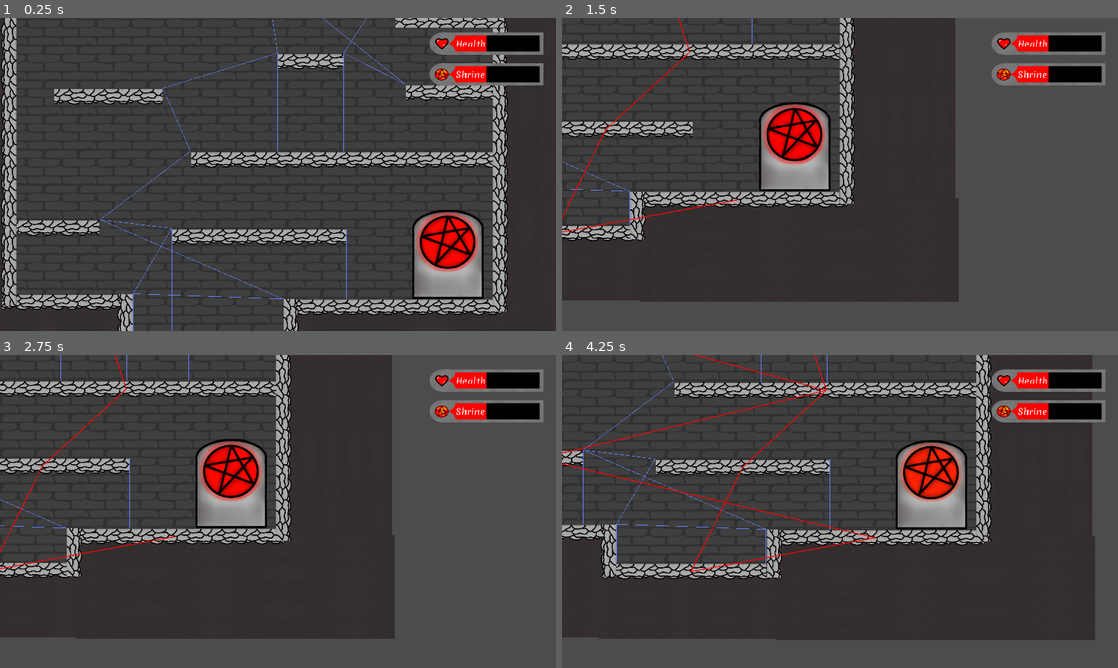
Above: before the commit, frames 1-4 (two rows, left to right).
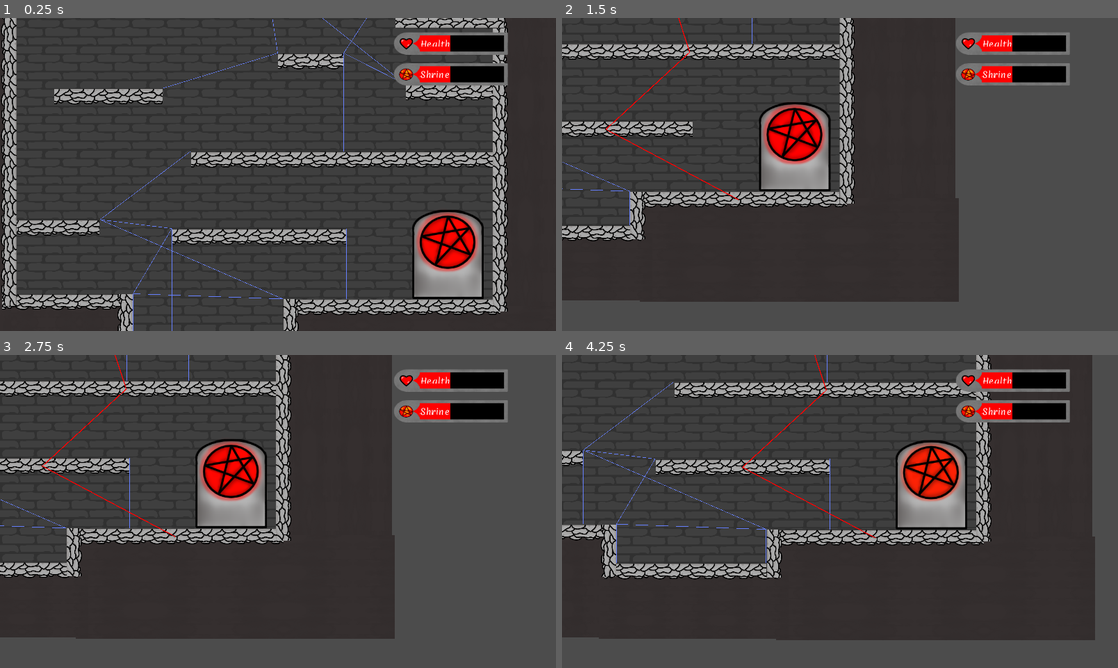
Above: after the commit, the same moments.

Repository: CiaranWoodward/LD48
Game: Godot game, scene res://Levels/Level1.tscn
Same seed, same stepped clock (60 frames per second), same inputs: the game is played once before the commit and once after it. This scene is started directly instead of the project's main scene.
Inputs (mouse positions are in pixels of both pictures, inside the frame that each line leads up to):
- Up to frame 1 (0.25 s): no input
- Up to frame 2 (1.5 s): move the mouse to (962, 158) at 0.52 s; press the mouse at (962, 158) at 0.53 s; hold D (player_right) 0.53-1.28 s; tap W (player_jump) at 0.77 s; move the mouse to (728, 190) at 1.27 s; release the mouse at (728, 190) at 1.28 s; hold Left (player_left) from 1.28 s (still down); right-click (728, 190) at 1.35 s
- Up to frame 3 (2.75 s): tap W (player_jump) at 1.52 s; move the mouse to (333, 442) at 2.02 s; release Left (player_left) at 2.03 s; press the mouse at (333, 442) at 2.03 s; hold D (player_right) from 2.03 s (still down)
- Up to frame 4 (4.25 s): move the mouse to (812, 574) at 2.77 s; release the mouse at (812, 574) at 2.78 s; right-click (812, 574) at 2.85 s; tap W (player_jump) at 3.02, 3.77 s; move the mouse to (1006, 558) at 3.52 s; release D (player_right) at 3.53 s; press the mouse at (1006, 558) at 3.53 s; hold Left (player_left) from 3.53 s (still down)

The runs differ from the first frame. In frame 1, 3.0% of the frame differs, in the area x 29-98%, y 4-43%; in frame 2, 3.1%; in frame 3, 3.1%; in frame 4, 3.5%, in the area x 0-98%, y 0-70%.

Commit message:
added transition animations

Diff:
--- a/Graphics/TheTheme.tres
+++ b/Graphics/TheTheme.tres
@@ -3,7 +3,8 @@
 [ext_resource path="res://Graphics/Other/Merienda/Merienda-Regular.ttf" type="DynamicFontData" id=1]
 
 [sub_resource type="DynamicFont" id=1]
-size = 25
+size = 24
+extra_spacing_top = -1
 font_data = ExtResource( 1 )
 
 [sub_resource type="StyleBoxEmpty" id=2]
@@ -45,10 +46,10 @@
 TextEdit/colors/selection_color = Color( 0.49, 0.49, 0.49, 1 )
 TextEdit/colors/symbol_color = Color( 0.94, 0.94, 0.94, 1 )
 TextEdit/colors/word_highlighted_color = Color( 0.8, 0.9, 0.9, 0.15 )
-TextEdit/constants/completion_lines = 7
-TextEdit/constants/completion_max_width = 50
+TextEdit/constants/completion_lines = 5
+TextEdit/constants/completion_max_width = 20
 TextEdit/constants/completion_scroll_width = 3
-TextEdit/constants/line_spacing = 4
+TextEdit/constants/line_spacing = 2
 TextEdit/fonts/font = SubResource( 1 )
 TextEdit/icons/fold = null
 TextEdit/icons/folded = null
--- a/Levels/HUD.tscn
+++ b/Levels/HUD.tscn
@@ -1,20 +1,143 @@
-[gd_scene load_steps=7 format=2]
+[gd_scene load_steps=15 format=2]
 
 [ext_resource path="res://Graphics/Other/UI/BarOutline0000.png" type="Texture" id=1]
 [ext_resource path="res://Graphics/Other/UI/BarFill0000.png" type="Texture" id=2]
 [ext_resource path="res://Graphics/Other/UI/Heart0000.png" type="Texture" id=3]
+[ext_resource path="res://Graphics/Scenery/Textured0000.png" type="Texture" id=4]
 [ext_resource path="res://Graphics/Other/UI/Pentagram0000.png" type="Texture" id=5]
 [ext_resource path="res://Graphics/Other/Merienda/Merienda-Regular.ttf" type="DynamicFontData" id=6]
+[ext_resource path="res://SplashScreens/Continue.tscn" type="PackedScene" id=7]
+[ext_resource path="res://Graphics/Scenery/Plain0000.png" type="Texture" id=8]
+[ext_resource path="res://Graphics/Other/UI/ShrineProtected0000.png" type="Texture" id=9]
+[ext_resource path="res://LevelElements/SimplePlatform.tscn" type="PackedScene" id=10]
+[ext_resource path="res://Graphics/Scenery/Shrine/Shrine.tscn" type="PackedScene" id=11]
 
 [sub_resource type="DynamicFont" id=1]
 size = 20
 font_data = ExtResource( 6 )
 
+[sub_resource type="Animation" id=2]
+resource_name = "LevelEnd"
+tracks/0/type = "value"
+tracks/0/path = NodePath("Control/LevelEnd:self_modulate")
+tracks/0/interp = 1
+tracks/0/loop_wrap = true
+tracks/0/imported = false
+tracks/0/enabled = true
+tracks/0/keys = {
+"times": PoolRealArray( 0, 0.5 ),
+"transitions": PoolRealArray( 1, 1 ),
+"update": 0,
+"values": [ Color( 0.364706, 0.364706, 0.364706, 0 ), Color( 0.364706, 0.364706, 0.364706, 1 ) ]
+}
+tracks/1/type = "value"
+tracks/1/path = NodePath("Control/LevelEnd:visible")
+tracks/1/interp = 1
+tracks/1/loop_wrap = true
+tracks/1/imported = false
+tracks/1/enabled = true
+tracks/1/keys = {
+"times": PoolRealArray( 0 ),
+"transitions": PoolRealArray( 1 ),
+"update": 1,
+"values": [ true ]
+}
+tracks/2/type = "value"
+tracks/2/path = NodePath("Control/LevelStart:visible")
+tracks/2/interp = 1
+tracks/2/loop_wrap = true
+tracks/2/imported = false
+tracks/2/enabled = true
+tracks/2/keys = {
+"times": PoolRealArray( 0 ),
+"transitions": PoolRealArray( 1 ),
+"update": 1,
+"values": [ false ]
+}
+tracks/3/type = "value"
+tracks/3/path = NodePath("Control/LevelEnd/SimplePlatform:modulate")
+tracks/3/interp = 1
+tracks/3/loop_wrap = true
+tracks/3/imported = false
+tracks/3/enabled = true
+tracks/3/keys = {
+"times": PoolRealArray( 0, 0.5, 1 ),
+"transitions": PoolRealArray( 1, 1, 1 ),
+"update": 0,
+"values": [ Color( 1, 1, 1, 0 ), Color( 1, 1, 1, 0 ), Color( 1, 1, 1, 1 ) ]
+}
+tracks/4/type = "value"
+tracks/4/path = NodePath("Control/LevelEnd/Continue:modulate")
+tracks/4/interp = 1
+tracks/4/loop_wrap = true
+tracks/4/imported = false
+tracks/4/enabled = true
+tracks/4/keys = {
+"times": PoolRealArray( 0, 0.5, 1 ),
+"transitions": PoolRealArray( 1, 1, 1 ),
+"update": 0,
+"values": [ Color( 1, 1, 1, 0 ), Color( 1, 1, 1, 0 ), Color( 1, 1, 1, 1 ) ]
+}
+tracks/5/type = "value"
+tracks/5/path = NodePath("Control/LevelEnd/TextureRect:modulate")
+tracks/5/interp = 1
+tracks/5/loop_wrap = true
+tracks/5/imported = false
+tracks/5/enabled = true
+tracks/5/keys = {
+"times": PoolRealArray( 0, 0.5, 1 ),
+"transitions": PoolRealArray( 1, 1, 1 ),
+"update": 0,
+"values": [ Color( 1, 1, 1, 0 ), Color( 1, 1, 1, 0 ), Color( 1, 1, 1, 1 ) ]
+}
+
+[sub_resource type="Animation" id=3]
+resource_name = "LevelStart"
+length = 0.2
+tracks/0/type = "value"
+tracks/0/path = NodePath("Control/LevelStart:modulate")
+tracks/0/interp = 1
+tracks/0/loop_wrap = true
+tracks/0/imported = false
+tracks/0/enabled = true
+tracks/0/keys = {
+"times": PoolRealArray( 0, 0.2 ),
+"transitions": PoolRealArray( 1.93187, 1 ),
+"update": 0,
+"values": [ Color( 0.192157, 0.192157, 0.192157, 1 ), Color( 0, 0, 0, 0 ) ]
+}
+tracks/1/type = "value"
+tracks/1/path = NodePath("Control/LevelEnd:visible")
+tracks/1/interp = 1
+tracks/1/loop_wrap = true
+tracks/1/imported = false
+tracks/1/enabled = true
+tracks/1/keys = {
+"times": PoolRealArray( 0 ),
+"transitions": PoolRealArray( 1 ),
+"update": 1,
+"values": [ false ]
+}
+tracks/2/type = "value"
+tracks/2/path = NodePath("Control/LevelStart:visible")
+tracks/2/interp = 1
+tracks/2/loop_wrap = true
+tracks/2/imported = false
+tracks/2/enabled = true
+tracks/2/keys = {
+"times": PoolRealArray( 0 ),
+"transitions": PoolRealArray( 1 ),
+"update": 1,
+"values": [ true ]
+}
+
 [node name="HUD" type="CanvasLayer"]
 
 [node name="Control" type="Control" parent="."]
 anchor_right = 1.0
 anchor_bottom = 1.0
+margin_right = -77.0
+margin_bottom = 33.0
 rect_scale = Vector2( 1.06394, 0.956144 )
 __meta__ = {
 "_edit_use_anchors_": false
@@ -95,3 +218,58 @@
 __meta__ = {
 "_edit_use_anchors_": false
 }
+
+[node name="LevelEnd" type="TextureRect" parent="Control"]
+visible = false
+self_modulate = Color( 0.364706, 0.364706, 0.364706, 1 )
+anchor_right = 1.0
+anchor_bottom = 1.0
+texture = ExtResource( 4 )
+expand = true
+stretch_mode = 1
+__meta__ = {
+"_edit_use_anchors_": false
+}
+
+[node name="SimplePlatform" parent="Control/LevelEnd" instance=ExtResource( 10 )]
+position = Vector2( 608.639, 579.976 )
+scale = Vector2( 1, 1 )
+z_index = 1
+width = 300.0
+
+[node name="Shrine" parent="Control/LevelEnd/SimplePlatform" instance=ExtResource( 11 )]
+position = Vector2( 0, -117.523 )
+scale = Vector2( 1, 1 )
+z_index = 2
+
+[node name="Continue" parent="Control/LevelEnd" instance=ExtResource( 7 )]
+
+[node name="TextureRect" type="TextureRect" parent="Control/LevelEnd"]
+anchor_left = 0.5
+anchor_top = 0.5
+anchor_right = 0.5
+anchor_bottom = 0.5
+margin_left = -481.326
+margin_top = -221.605
+margin_right = 506.674
+margin_bottom = -110.605
+texture = ExtResource( 9 )
+expand = true
+__meta__ = {
+"_edit_use_anchors_": false
+}
+
+[node name="LevelStart" type="TextureRect" parent="Control"]
+modulate = Color( 0, 0, 0, 0 )
+anchor_right = 1.0
+anchor_bottom = 1.0
+texture = ExtResource( 8 )
+expand = true
+__meta__ = {
+"_edit_use_anchors_": false
+}
+
+[node name="AnimationPlayer" type="AnimationPlayer" parent="."]
+autoplay = "LevelStart"
+anims/LevelEnd = SubResource( 2 )
+anims/LevelStart = SubResource( 3 )
--- a/SplashScreens/Story1.tscn
+++ b/SplashScreens/Story1.tscn
@@ -32,12 +32,16 @@
 theme = ExtResource( 4 )
 text = "Dear Security Demon 696,
 
-There has been a leak of maps to some of our holiest shrines. As a result, there are various treasure hunters making their way to steal our valuable treasures.
+We have received information regarding the leak of maps to some of our holiest shrines. We have yet to discover all that will be targeted by adventurers after this breach of security but Shrine 43 is on the list. You are to be dispatched to Shrine 43 immediately.
 
-Due to the high number of security demons required, you will need to fight off the treasure hunters heading to Shrine 43 on your own. We have sent you a company issue grappling trident for your use.
+Due to the budget cuts,, you will need to fight off the treasure hunters heading to Shrine 43 on your own. We have sent you a company issue grappling trident for your use.
 
 Kind regards,
 Head Office"
+context_menu_enabled = false
+shortcut_keys_enabled = false
+virtual_keyboard_enabled = false
+selecting_enabled = false
 wrap_enabled = true
 __meta__ = {
 "_edit_use_anchors_": false
Binary file added: Graphics/Other/UI/ShrineProtected0000.png
Not shown, added: Graphics/Other/UI/ShrineProtected0000.png.import
Not shown, changed: Graphics/Other/UI/StartScreen.kra
